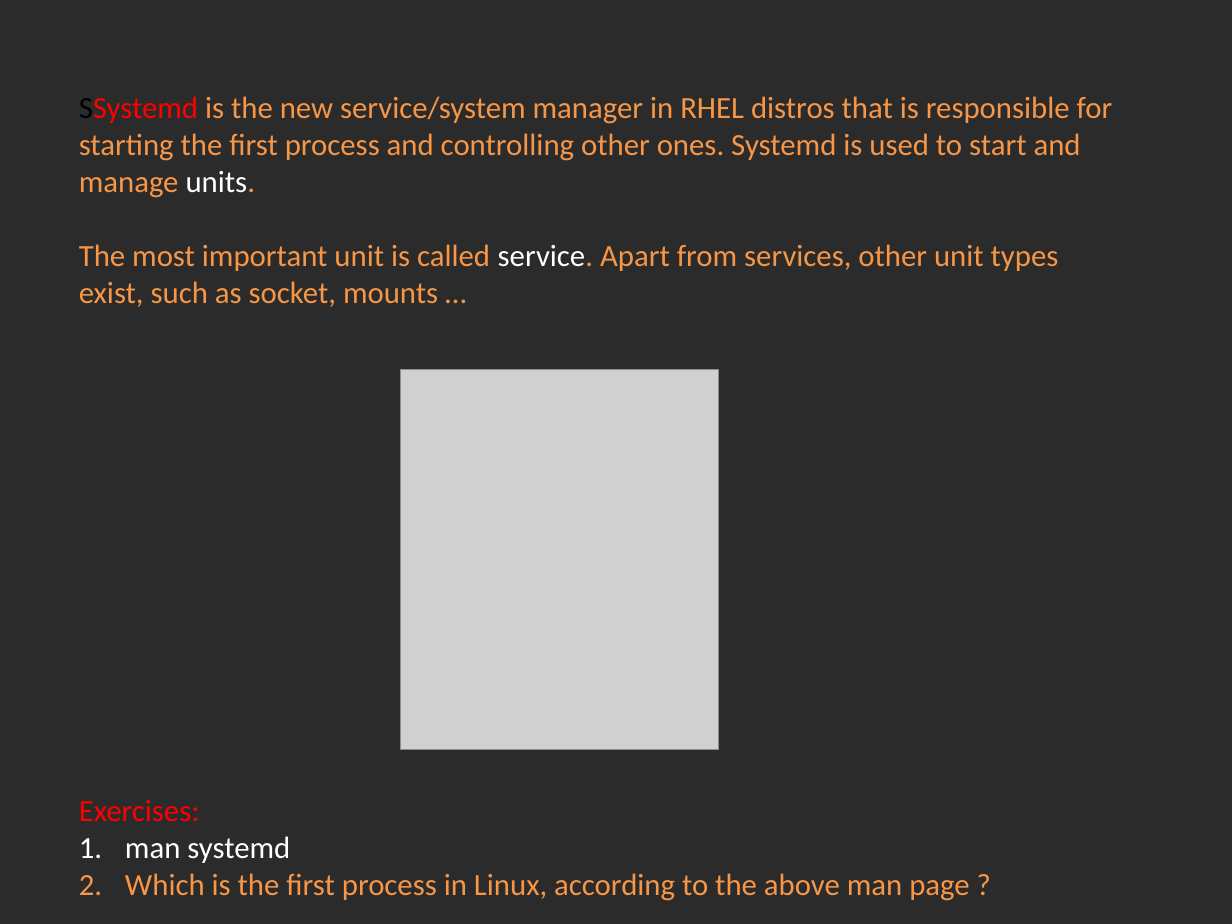
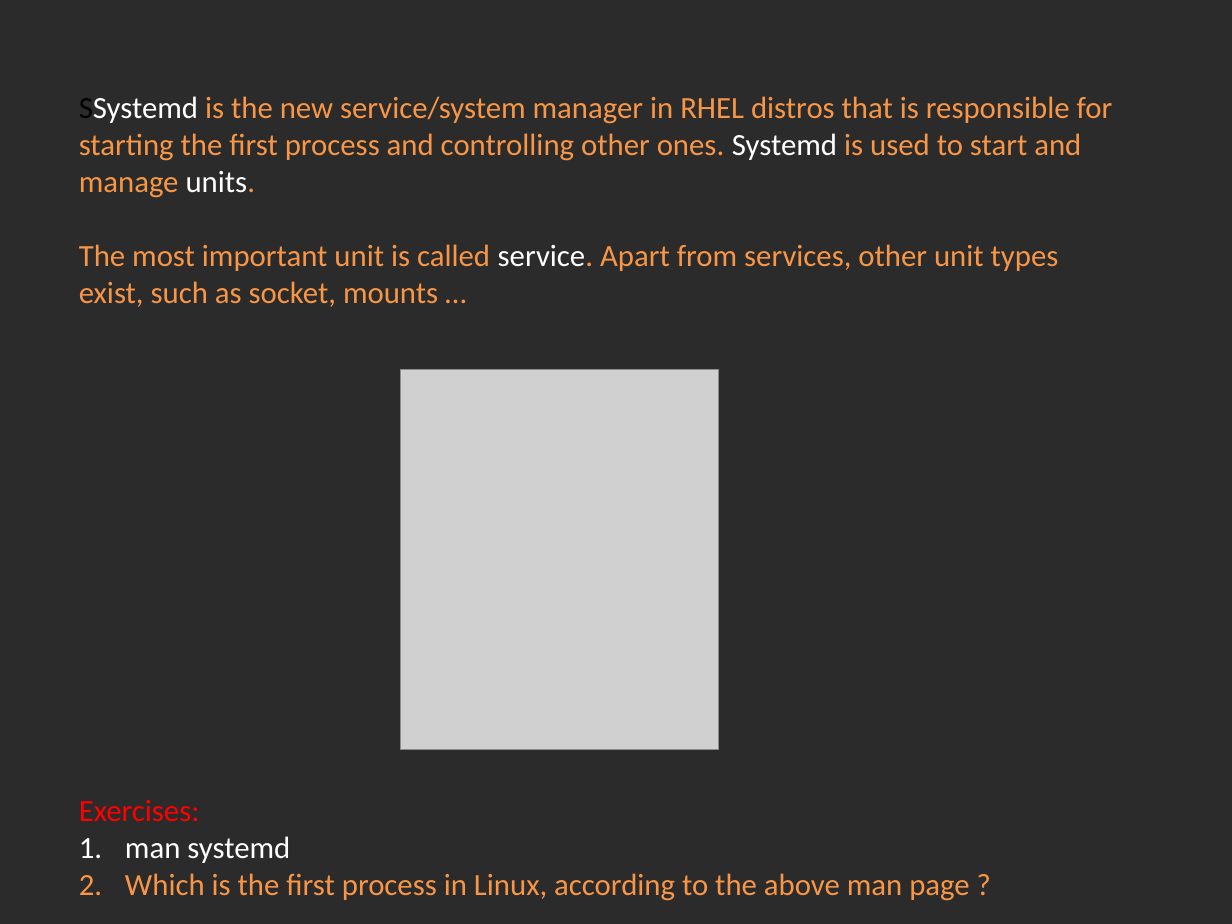
Before and after one commit to Academy-Soft-Intellect/Linux-Course, a slide deck: slide 2 of 10.SystemD_And_TheBootProcedure/10-SystemDAndTheBootProcedure.pptx. Drawn at 1232x924 pixels with LibreOffice and Linux fonts; fonts in the diff are those of the drawing; grey boxes stand for pictures; background and template pictures are left out; a plain dark background stands for a picture behind light text. Boxes give left, top, right and bottom in pixels: in the first picture for what was removed or moved away, otherwise in the second. Text is boxed around its words. In the diff, an @@ line names an element or a change of style, - is before the commit and + after.

Commit message:
Systemd and the boot procedure typos.

```diff
--- a/10.SystemD_And_TheBootProcedure/10-SystemDAndTheBootProcedure.pptx
+++ b/10.SystemD_And_TheBootProcedure/10-SystemDAndTheBootProcedure.pptx
@@ text at (79, 96, 1113, 198): text colour #FF0000 to #FFFFFF in "SSystemd"; text colour #F79646 to #FFFFFF in "Systemd" @@
```
Also in this commit, not shown: 6 other slides changed.
